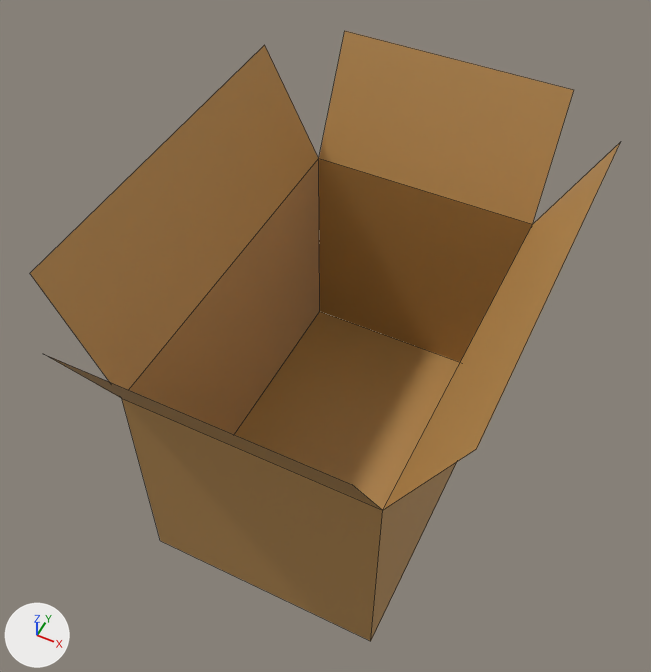
Two versions of the FBX model Assets/DimasModels/Box2.fbx, one commit apart.
Rendered twice from a 50 mm lens placed at (1.12, 2.26, 3.32), pointed at (-0.09, 4.69, 0.29). Every picture has the same lights, and +X, +Y and +Z are marked at lower left. The first picture is the older version. Mesh edges are drawn as thin lines.

Script lines for the objects in view, before the commit:
```python
me_cube_003 = bpy.data.meshes.new('Cube.003')
me_cube_003.from_pydata(...)  # 16 vertices, 9 faces; spans x -0.84..0.84, y -1.13..1.13, z -0.58..1.09
me_cube_003.materials.append(mat_material_002)  # orange #bb8e51
ob_boxtwo_001 = bpy.data.objects.new('BoxTwo.001', me_cube_003)
ob_boxtwo_001.location = (0.0, 4.7, 0.0)
```
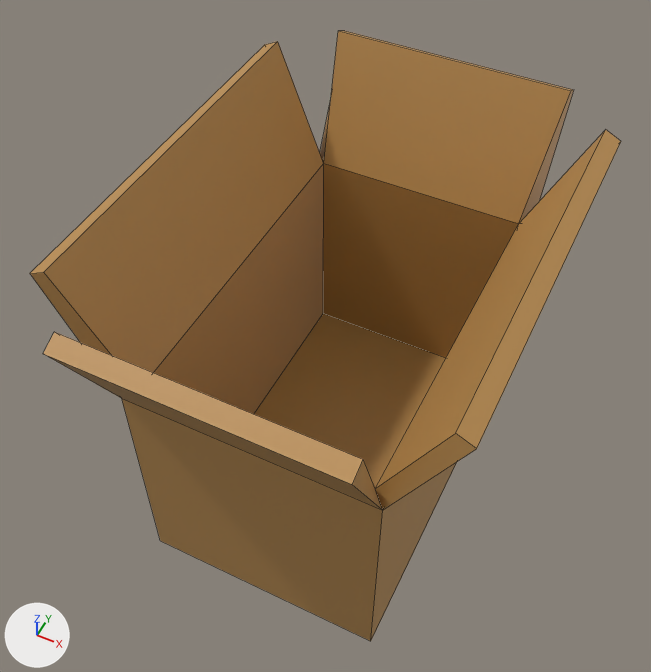
Where the change shows, as pixel boxes (x1, y1, x2, y2) in the pictures (651 x 672 px):
part 1 of me_cube_003, added (orange): after (30, 31, 621, 510)

Patch to the scene script:
```diff
--- a/Assets/DimasModels/Box2.fbx.py
+++ b/Assets/DimasModels/Box2.fbx.py
@@ me_cube_003 @@
 # used by ob_boxtwo_001; location = (0.0, 4.7, 0.0)
-me_cube_003.from_pydata(...)  # 16 vertices, 9 faces; spans x -0.84..0.84, y -1.13..1.13, z -0.58..1.09
+me_cube_003.from_pydata(...)  # 32 vertices, 30 faces; spans x -0.84..0.84, y -1.13..1.13, z -0.58..1.12
+# me_cube_003 part 1
+# 16 vertices are added at x -0.77..0.77, y -1.06..1.06, z -0.54..1.12
+# 21 new faces join them
 me_cube_003.materials.append(mat_material_002)
```
